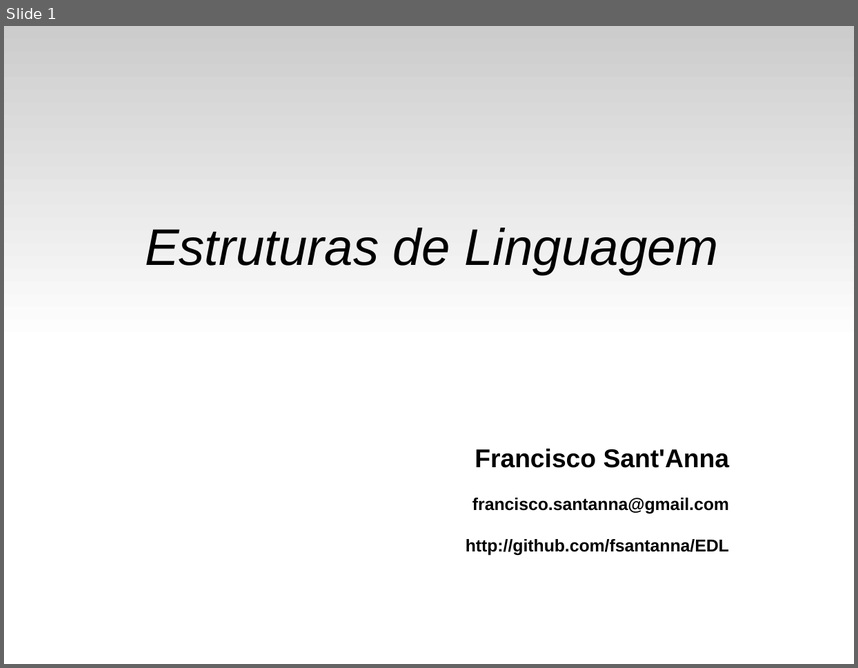
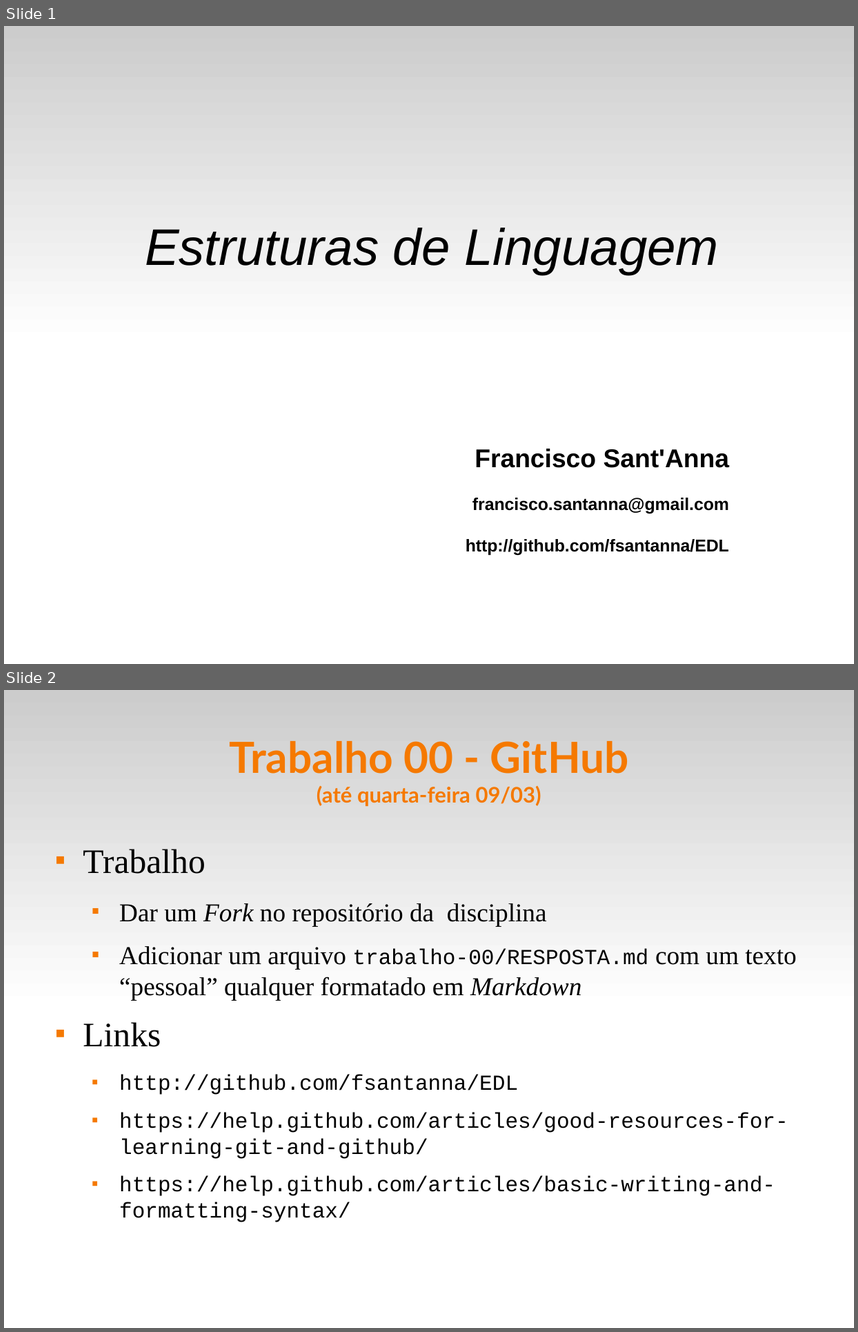
Before and after one commit to fsantanna-uerj/EDL, a slide deck: slides/edl-02.odp. Shown one above the other, each under a label of ours: slide 1 before the commit, slides 1 and 2 after it. The pictures are 858x668 and 858x1332 pixels, drawn with LibreOffice and Linux fonts; fonts in the diff are those of the drawing. Boxes give left, top, right and bottom in pixels: in the first picture for what was removed or moved away, otherwise in the second. Text is boxed around its words. In the diff, an @@ line names an element or a change of style, - is before the commit and + after.

Commit message:
(+) trabalho-01 (+) pdf

```diff
--- a/slides/edl-02.odp
+++ b/slides/edl-02.odp
@@ slide 2 added at [4,690,854,1328], background #FFFFFF; not listed: 1 template element that a slide beside it also shows @@
@@ title added at [229,741,628,807], 20 pt, text #F57900, bold @@
+Trabalho 00 - GitHub
+(até quarta-feira 09/03)
@@ text added at [83,849,796,1222], 20 pt, text #000000 @@
+■ Trabalho
+  ■ Dar um Fork no repositório da disciplina
+  ■ Adicionar um arquivo trabalho-00/RESPOSTA.md com um texto “pessoal” qualquer formatado em Markdown
+■ Links
+  ■ http://github.com/fsantanna/EDL
+  ■ https://help.github.com/articles/good-resources-for-learning-git-and-github/
+  ■ https://help.github.com/articles/basic-writing-and-formatting-syntax/
```
Also in this commit, not shown: 2 other slides added, 10 slides removed, 5 other files.
